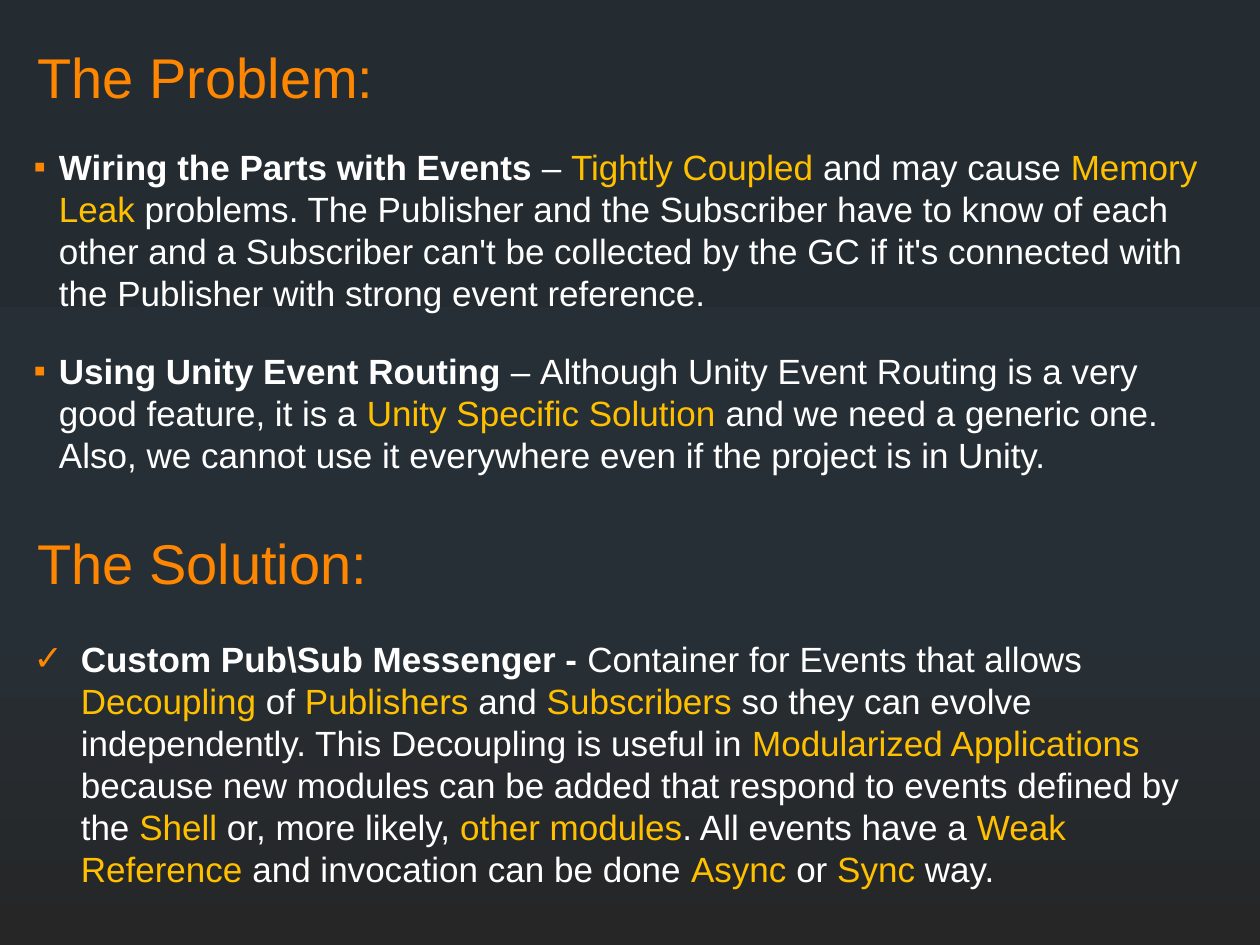
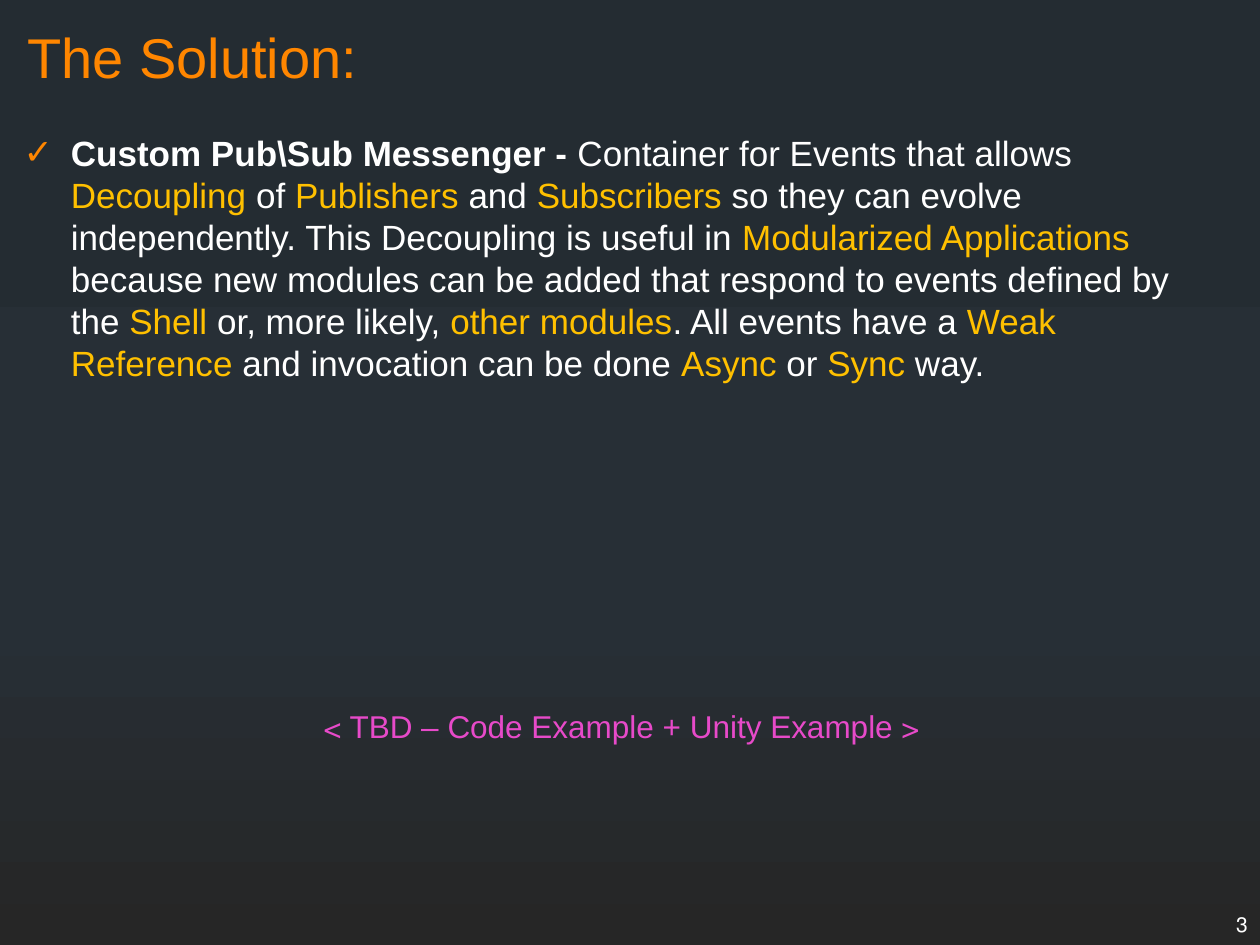
Before and after one commit to supermax/pubsub, a slide deck: slide 3 of docs/PubSub Messenger.pptx (slide 2 before the commit). Drawn at 1260x945 pixels with LibreOffice and Linux fonts; fonts in the diff are those of the drawing. Boxes give left, top, right and bottom in pixels: in the first picture for what was removed or moved away, otherwise in the second. Text is boxed around its words. In the diff, an @@ line names an element or a change of style, - is before the commit and + after.

```diff
--- a/docs/PubSub Messenger.pptx
+++ b/docs/PubSub Messenger.pptx
@@ text "The Solution:" moved from (x1=37, y1=543, x2=367, y2=585) to (x1=27, y1=37, x2=357, y2=79) @@
@@ title removed at (x1=37, y1=57, x2=373, y2=99) @@
-The Problem:
@@ text "Custom Pub\Sub Messenger - Container ..." moved from (x1=81, y1=646, x2=1179, y2=889) to (x1=71, y1=140, x2=1169, y2=383) @@
@@ text removed at (x1=59, y1=154, x2=1198, y2=475) @@
-▪ Wiring the Parts with Events – Tightly Coupled and may cause Memory Leak problems. The Publisher and the Subscriber have to know of each other and a Subscriber can't be collected by the GC if it's connected with the Publisher with strong event reference.
-▪ Using Unity Event Routing – Although Unity Event Routing is a very good feature, it is a Unity Specific Solution and we need a generic one. Also, we cannot use it everywhere even if the project is in Unity.
@@ text added at (x1=350, y1=715, x2=893, y2=744), 18 pt, text #E74AC9 @@
+< TBD – Code Example + Unity Example >
@@ page number added at (x1=1236, y1=917, x2=1248, y2=933), 12 pt, text #FFFFFF @@
+3
```
Also in this commit, not shown: 8 other slides changed, 7 slides added, 46 other files.
